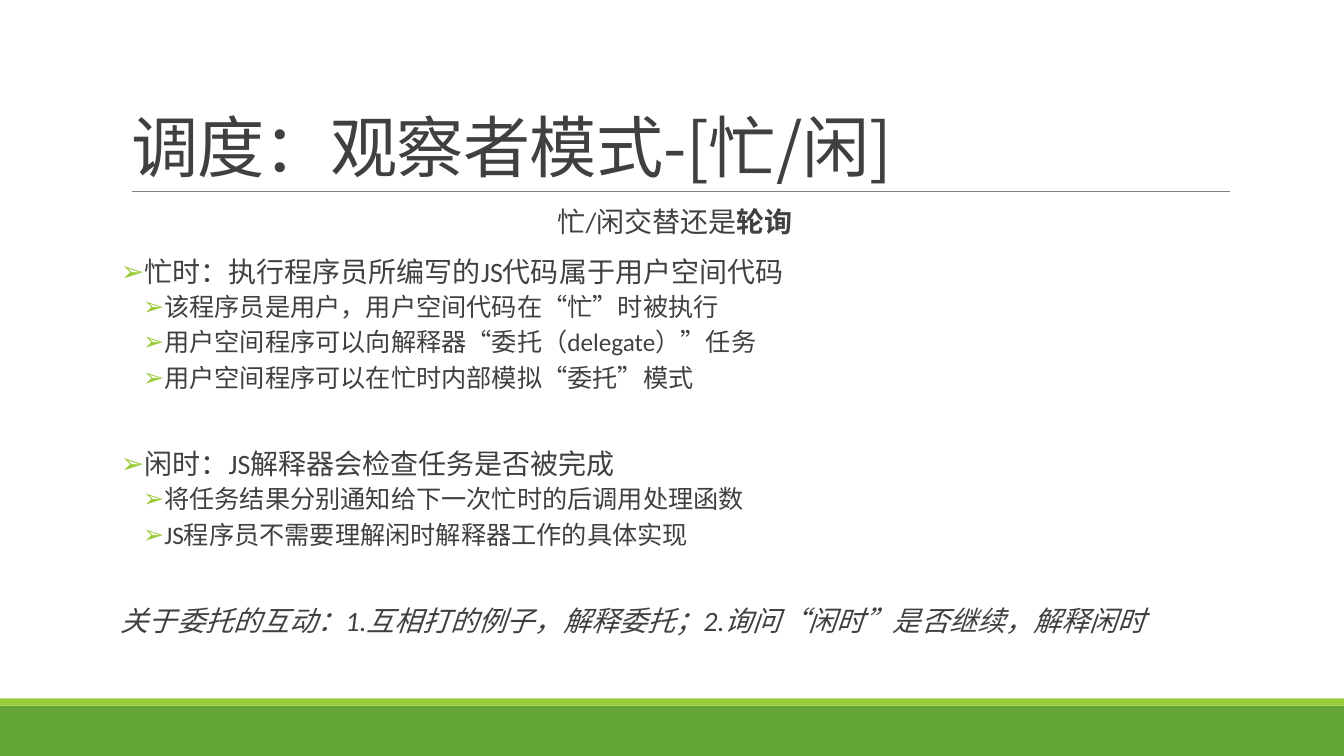
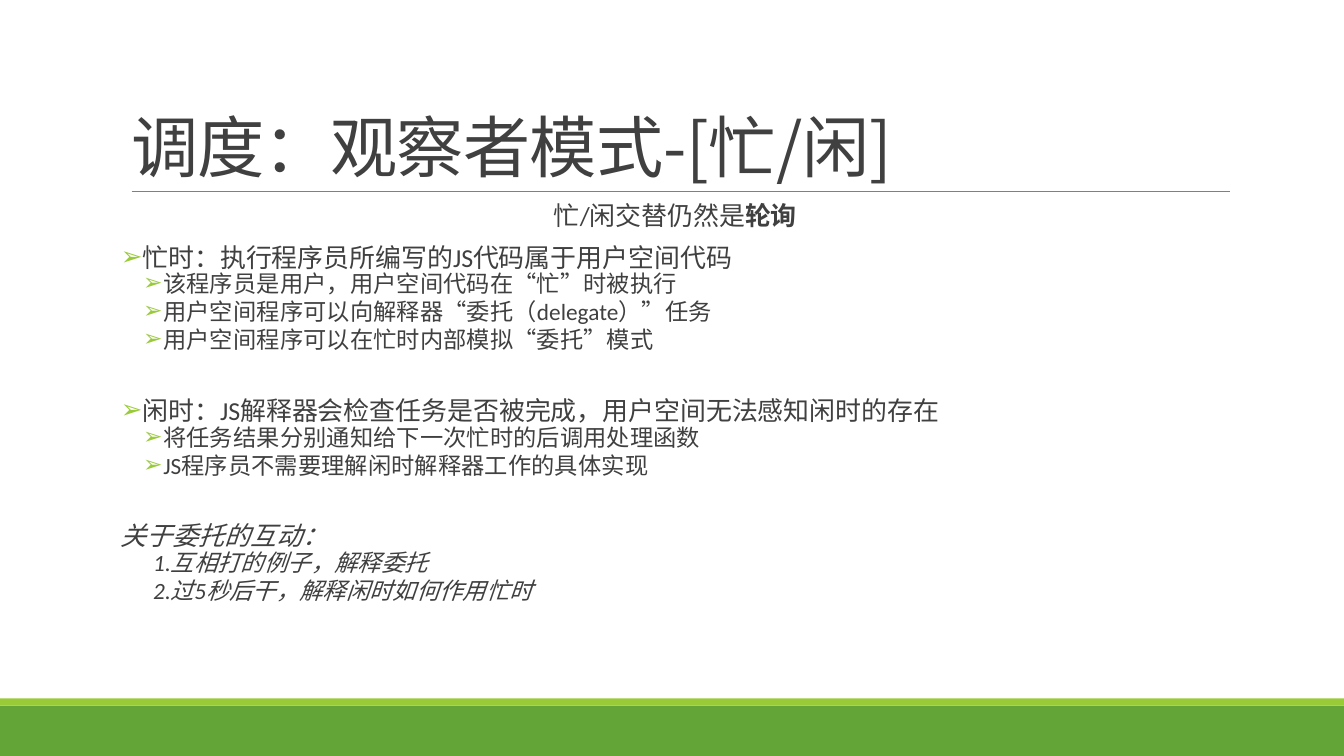
Before and after one commit to lichaozhy/course, a slide deck: slide 3 of js/runtime/runtime.pptx. Drawn at 1344x756 pixels with LibreOffice and Linux fonts; fonts in the diff are those of the drawing. Boxes give left, top, right and bottom in pixels: in the first picture for what was removed or moved away, otherwise in the second. Text is boxed around its words. In the diff, an @@ line names an element or a change of style, - is before the commit and + after.

```diff
--- a/js/runtime/runtime.pptx
+++ b/js/runtime/runtime.pptx
@@ text at box(554, 203, 797, 227): text changed; size 20 to 18.5 pt @@
-忙/闲交替还是轮询
+忙/闲交替仍然是轮询
@@ text at box(143, 245, 732, 476): size 20 to 18.5 pt in "忙时：执行程序员所编写的JS代码属于用户空间代码"; size 18 to 16.6 pt in "该程序员是用户，用户空间代码在“忙”时被执行", "用户空间程序可以向解释器“委托（delegate）”任务", "用户空间程序可以在忙时内部模拟“委托”模式", "将任务结果分别通知给下一次忙时的后调用处理函数" and 1 more places; line spacing 0.9 to 0.7 @@
@@ text at box(143, 398, 940, 428): text changed; size 20 to 18.5 pt @@
-➢ 闲时：JS解释器会检查任务是否被完成
+➢ 闲时：JS解释器会检查任务是否被完成，用户空间无法感知闲时的存在
@@ text at box(121, 523, 533, 601): text changed; size 20 to 16.6 pt @@
-关于委托的互动：1.互相打的例子，解释委托；2.询问“闲时”是否继续，解释闲时
+关于委托的互动：
+  1.互相打的例子，解释委托
+  2.过5秒后干，解释闲时如何作用忙时
```
Also in this commit, not shown: 5 other slides changed.
